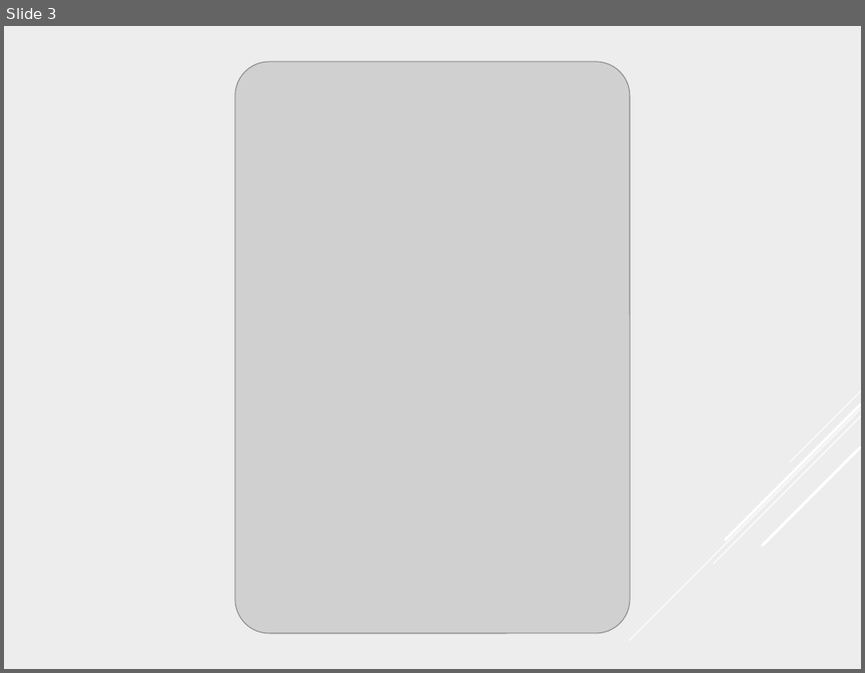
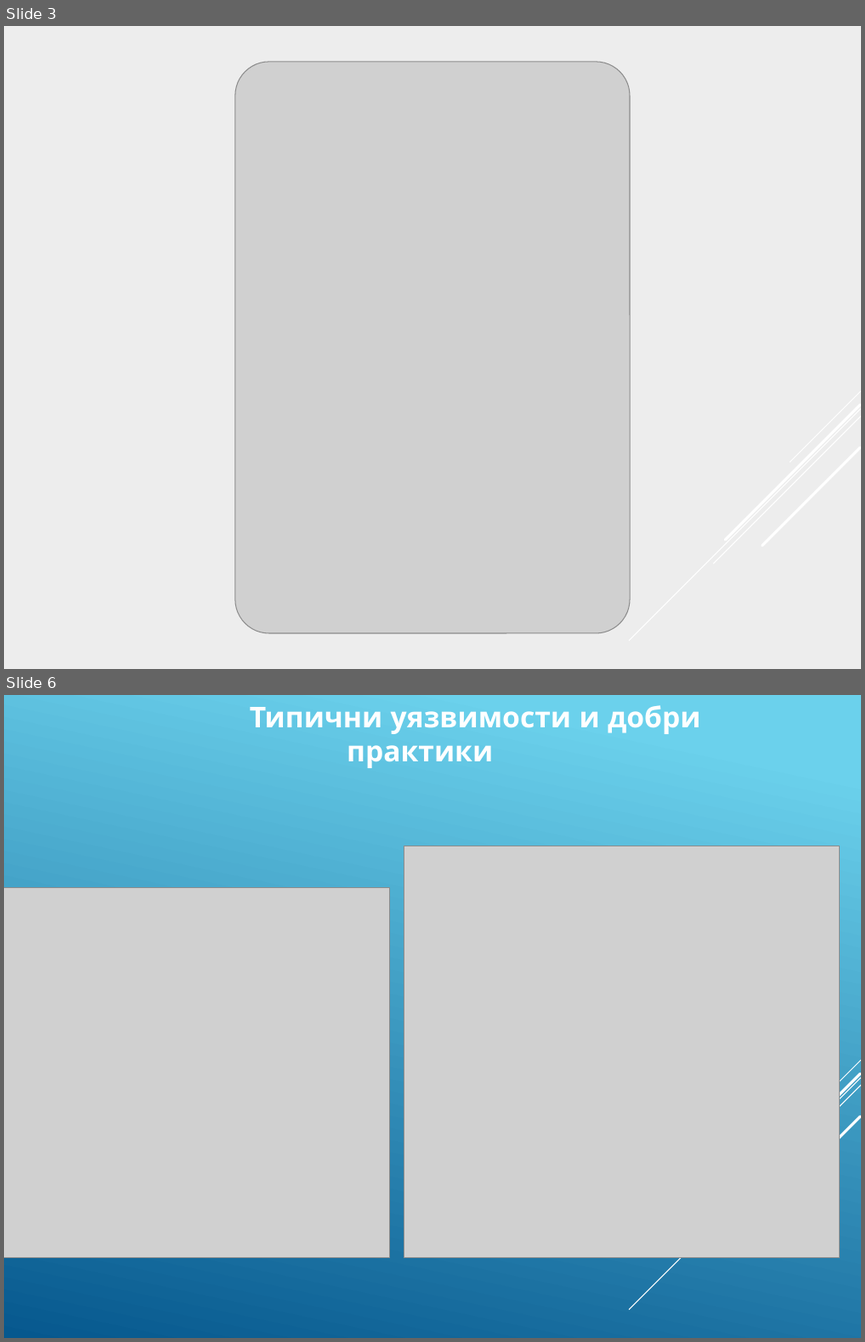
Before and after one commit to pgee-dzi2024/Theme_2501, a slide deck: dr/Защита.pptx. Shown one above the other, each under a label of ours: slide 3 before the commit, slides 3 and 6 after it; the slides between them are not shown. The pictures are 865x673 and 865x1342 pixels, drawn with LibreOffice and Linux fonts; fonts in the diff are those of the drawing; grey boxes stand for pictures. Boxes give left, top, right and bottom in pixels: in the first picture for what was removed or moved away, otherwise in the second. Text is boxed around its words. In the diff, an @@ line names an element or a change of style, - is before the commit and + after.

```diff
--- a/dr/Защита.pptx
+++ b/dr/Защита.pptx
@@ slide 6 added at [4,695,861,1338], background gradient #6ED2EB to #06588E; not listed: 5 template elements that a slide beside it also shows @@
@@ text added at [250,705,700,768], 24 pt, text #FFFFFF, bold @@
+Типични уязвимости и добри практики
@@ picture added at [404,845,840,1257] @@
@@ picture added at [4,888,390,1257] @@
```
Also in this commit, not shown: 4 slides changed, 5 other slides added, 5 slides removed, 3 other files.
